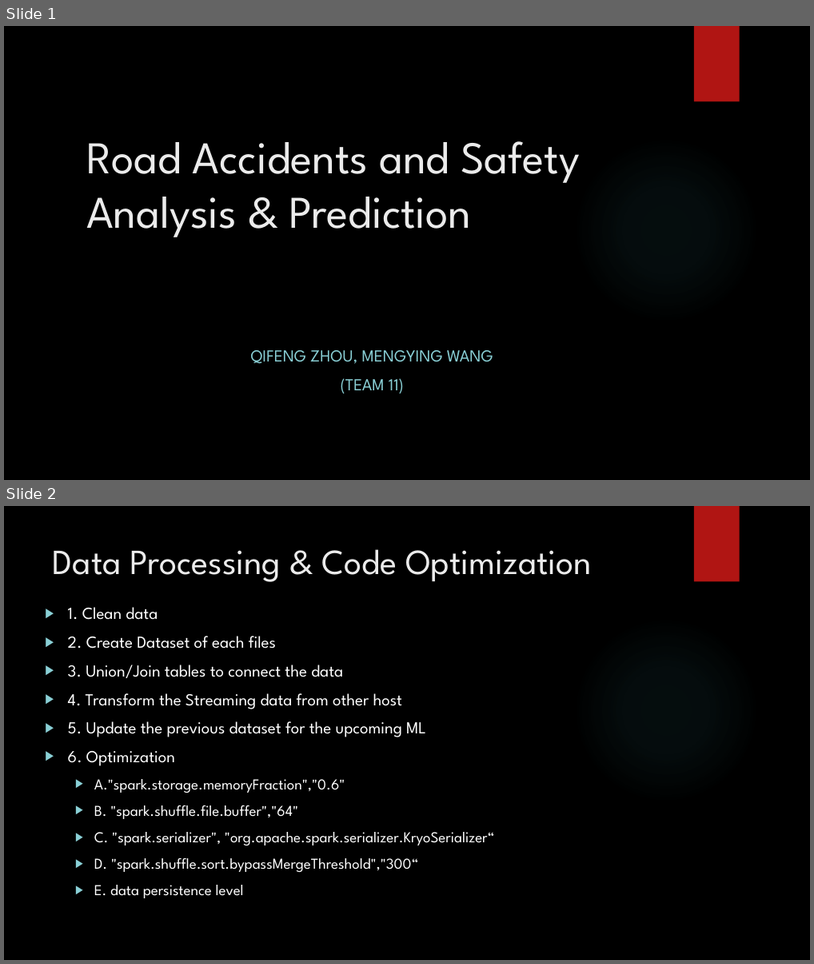
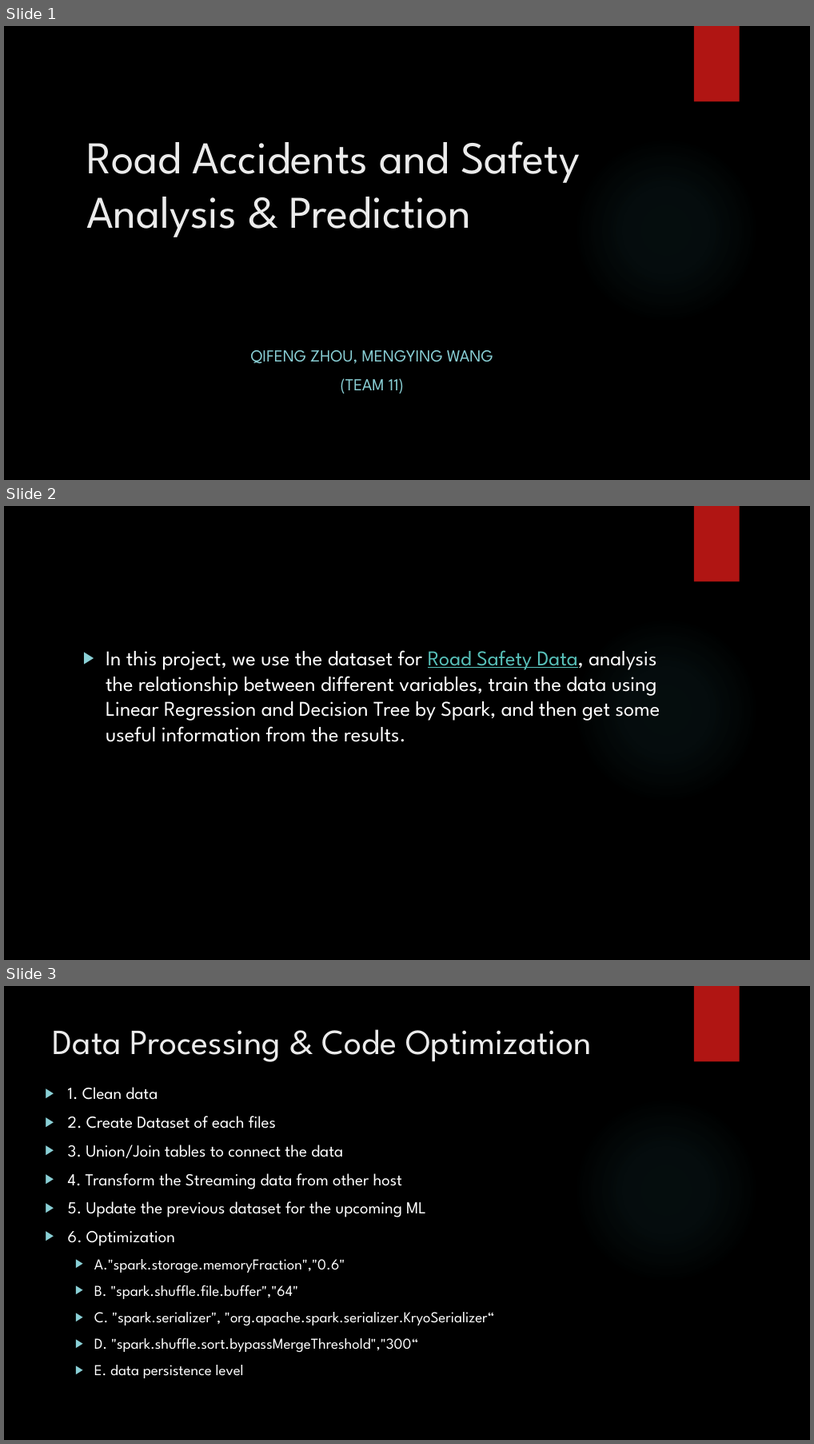
Before and after one commit to wang-mengying/Scala-Final-project, a slide deck: PPT/Presentation.pptx. Shown one above the other, each under a label of ours: slides 1 and 2 before the commit, slides 1, 2 and 3 after it. The pictures are 814x964 and 814x1444 pixels, drawn with LibreOffice and Linux fonts; fonts in the diff are those of the drawing; background and template pictures are left out. Boxes give left, top, right and bottom in pixels: in the first picture for what was removed or moved away, otherwise in the second. Text is boxed around its words. In the diff, an @@ line names an element or a change of style, - is before the commit and + after.

Commit message:
final project

```diff
--- a/PPT/Presentation.pptx
+++ b/PPT/Presentation.pptx
@@ slide 2 added at [4, 506, 810, 960], background picture (left out); not listed: 2 template elements that a slide beside it also shows @@
@@ text added at [106, 650, 661, 742], 25 pt, text #FFFFFF @@
+▶ In this project, we use the dataset for Road Safety Data, analysis the relationship between different variables, train the data using Linear Regression and Decision Tree by Spark, and then get some useful information from the results.
@@ what was slide 2 is now slide 3 @@
```
